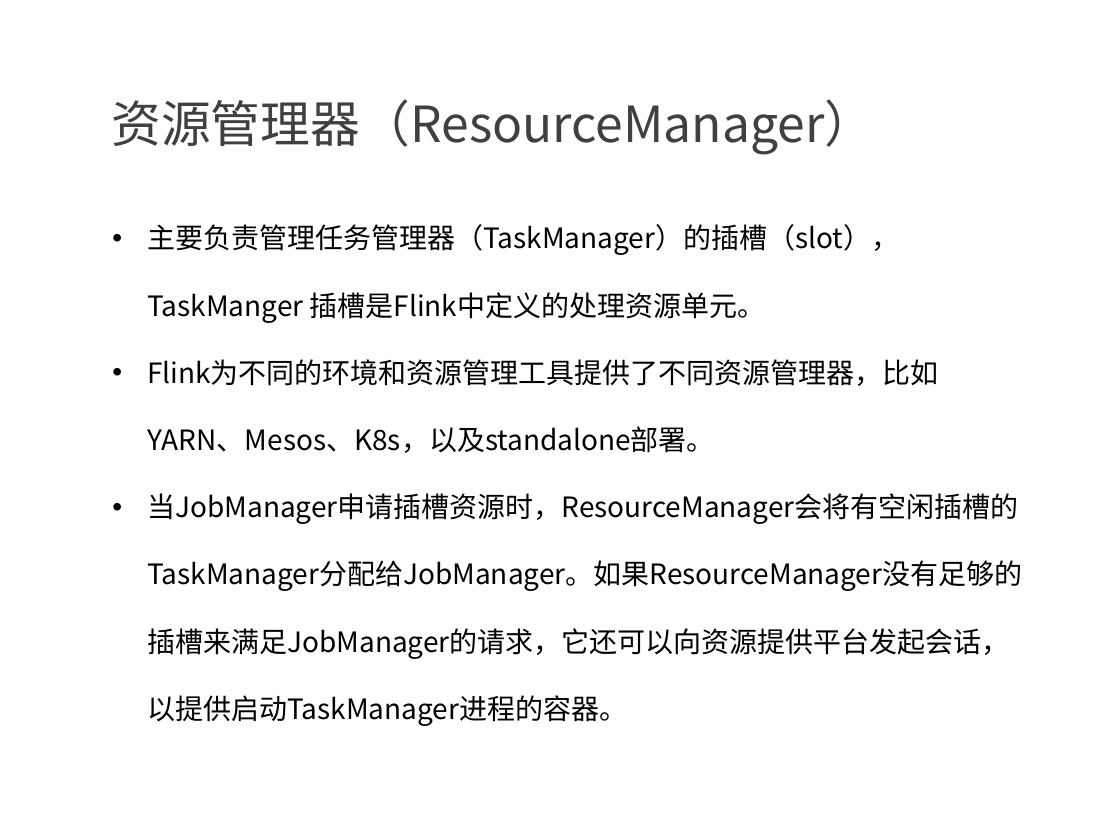
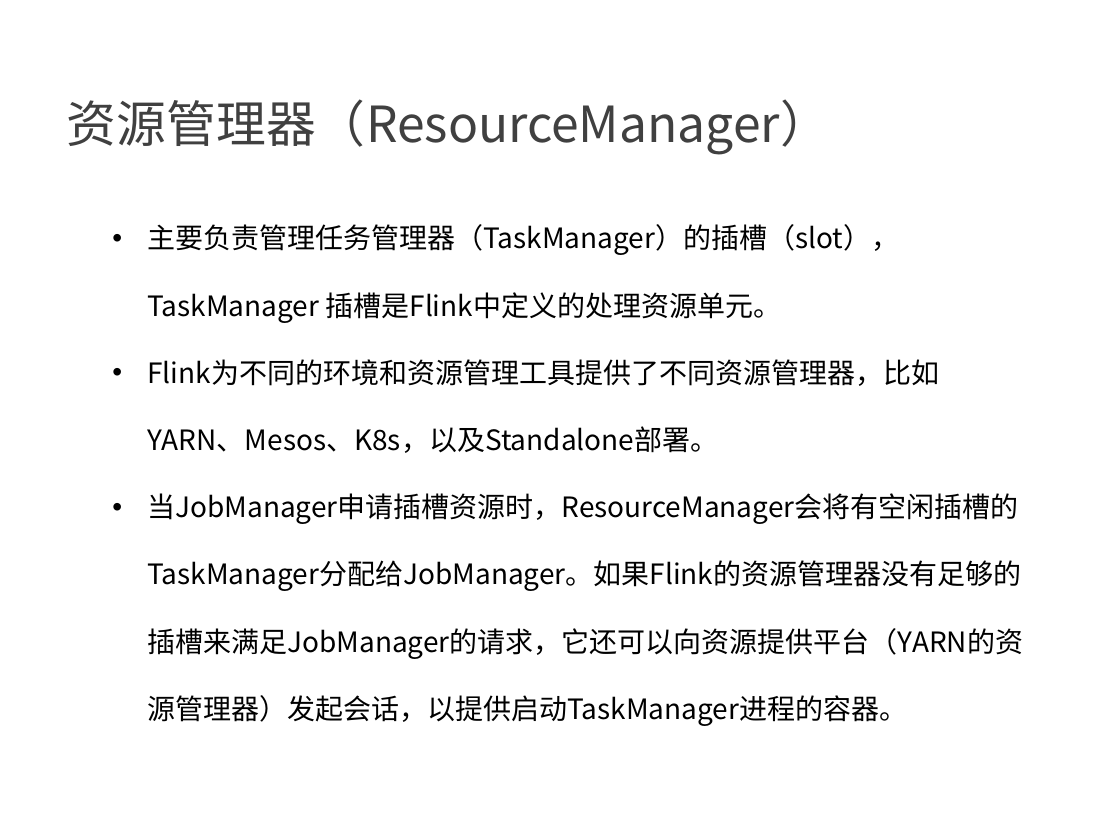
Before and after one commit to confucianzuoyuan/flink-tutorial, a slide deck: slide 6 of slides/2_Flink运行架构.pptx. Drawn at 1120x840 pixels with LibreOffice and Linux fonts; fonts in the diff are those of the drawing; background and template pictures are left out. Boxes give left, top, right and bottom in pixels: in the first picture for what was removed or moved away, otherwise in the second. Text is boxed around its words. In the diff, an @@ line names an element or a change of style, - is before the commit and + after.

```diff
--- a/slides/2_Flink运行架构.pptx
+++ b/slides/2_Flink运行架构.pptx
@@ text "资源管理器（ResourceManager）" at (67, 99, 830, 155): indent changed @@
@@ text at (147, 224, 1023, 726): text changed @@
-• 主要负责管理任务管理器（TaskManager）的插槽（slot），TaskManger 插槽是Flink中定义的处理资源单元。
-• Flink为不同的环境和资源管理工具提供了不同资源管理器，比如YARN、Mesos、K8s，以及standalone部署。
-• 当JobManager申请插槽资源时，ResourceManager会将有空闲插槽的TaskManager分配给JobManager。如果ResourceManager没有足够的插槽来满足JobManager的请求，它还可以向资源提供平台发起会话，以提供启动TaskManager进程的容器。
+• 主要负责管理任务管理器（TaskManager）的插槽（slot），TaskManager 插槽是Flink中定义的处理资源单元。
+• Flink为不同的环境和资源管理工具提供了不同资源管理器，比如YARN、Mesos、K8s，以及Standalone部署。
+• 当JobManager申请插槽资源时，ResourceManager会将有空闲插槽的TaskManager分配给JobManager。如果Flink的资源管理器没有足够的插槽来满足JobManager的请求，它还可以向资源提供平台（YARN的资源管理器）发起会话，以提供启动TaskManager进程的容器。
```
Also in this commit, not shown: 19 other slides changed, 2 other files.
